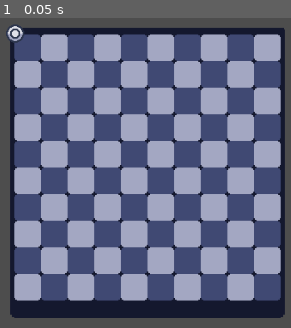
Above: before the commit, frame 1.
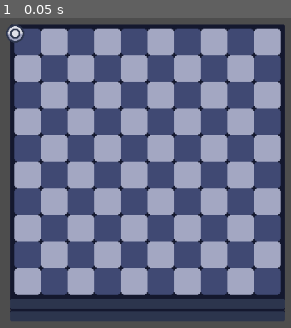
Above: after the commit, the same moment.

Repository: CrazyDany/Coronation
Game: Godot game, scene res://scenes/DevState.tscn
Two runs of this game, one before a commit and one after it. Both use one fixed random seed, a clock stepped at 60 frames per second and the inputs below.
Inputs:
- Up to frame 1 (0.05 s): no input

The runs differ from the first frame. In frame 1, 28% of the frame differs, in the area x 3-98%, y 1-98%.

Commit message:
Sprite Commit
Added new checkers sprites
Added new board sprite
Added cards sprites
Added crown sprites
Minor improvements

Diff:
--- a/source/checker.gd
+++ b/source/checker.gd
@@ -7,11 +7,11 @@
 enum ROLES {
 	NONE,
 	SEDUCER,
-	VENGSPIT,
-	POACHER,
+	AVENGER,
+	HUNTER,
 	GLUTTONY,
-	STRATEG,
-	JESTER
+	MARSHAL,
+	TRIXTER
 }
 
 var color: COLOR = COLOR.WHITE
@@ -40,25 +40,25 @@
 			return "none"
 		ROLES.SEDUCER:
 			return "seducer"
-		ROLES.VENGSPIT:
-			return "vengspit"
-		ROLES.POACHER:
-			return "poacher"
+		ROLES.AVENGER:
+			return "avenger"
+		ROLES.HUNTER:
+			return "hunter"
 		ROLES.GLUTTONY:
 			return "gluttony"
-		ROLES.STRATEG:
-			return "strateg"
-		ROLES.JESTER:
-			return "jester"
+		ROLES.MARSHAL:
+			return "marshal"
+		ROLES.TRIXTER:
+			return "trixter"
 		_ :
 			return "unknown"
 
 func reload_texture() -> void:
 	var path: String
 	if is_major:
-		path = "res://assets/chekers/" + get_color_string(color) + "/major.png"
+		path = "res://assets/checkers/" + get_color_string(color) + "/major.png"
 	else:
-		path = "res://assets/chekers/" + get_color_string(color) + "/" + get_role_string(role) + ".png"
+		path = "res://assets/checkers/" + get_color_string(color) + "/" + get_role_string(role) + ".png"
 
 	print(path)
 	texture = load(path)
Binary file changed: assets/board.png
Binary file added: assets/can_move.png
Binary file added: assets/cards/avenger.png
Binary file added: assets/cards/mini_avenger.png
Binary file added: assets/cards/mini_seducer.png
Binary file added: assets/cards/seducer.png
Binary file added: assets/checkers/black/avenger.png
Renamed: assets/chekers/black/none.png -> assets/checkers/black/none.png
Renamed: assets/chekers/black/none.png.import -> assets/checkers/black/none.png.import
Binary file added: assets/checkers/black/seducer.png
Binary file added: assets/checkers/crown.png
Binary file added: assets/checkers/white/avenger.png
(and 4 more such lines)
